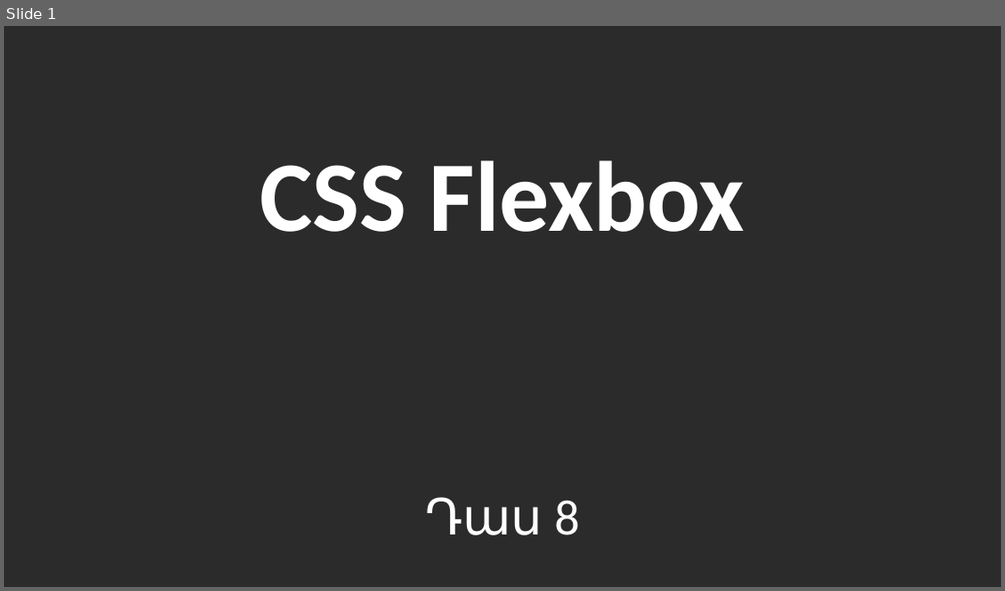
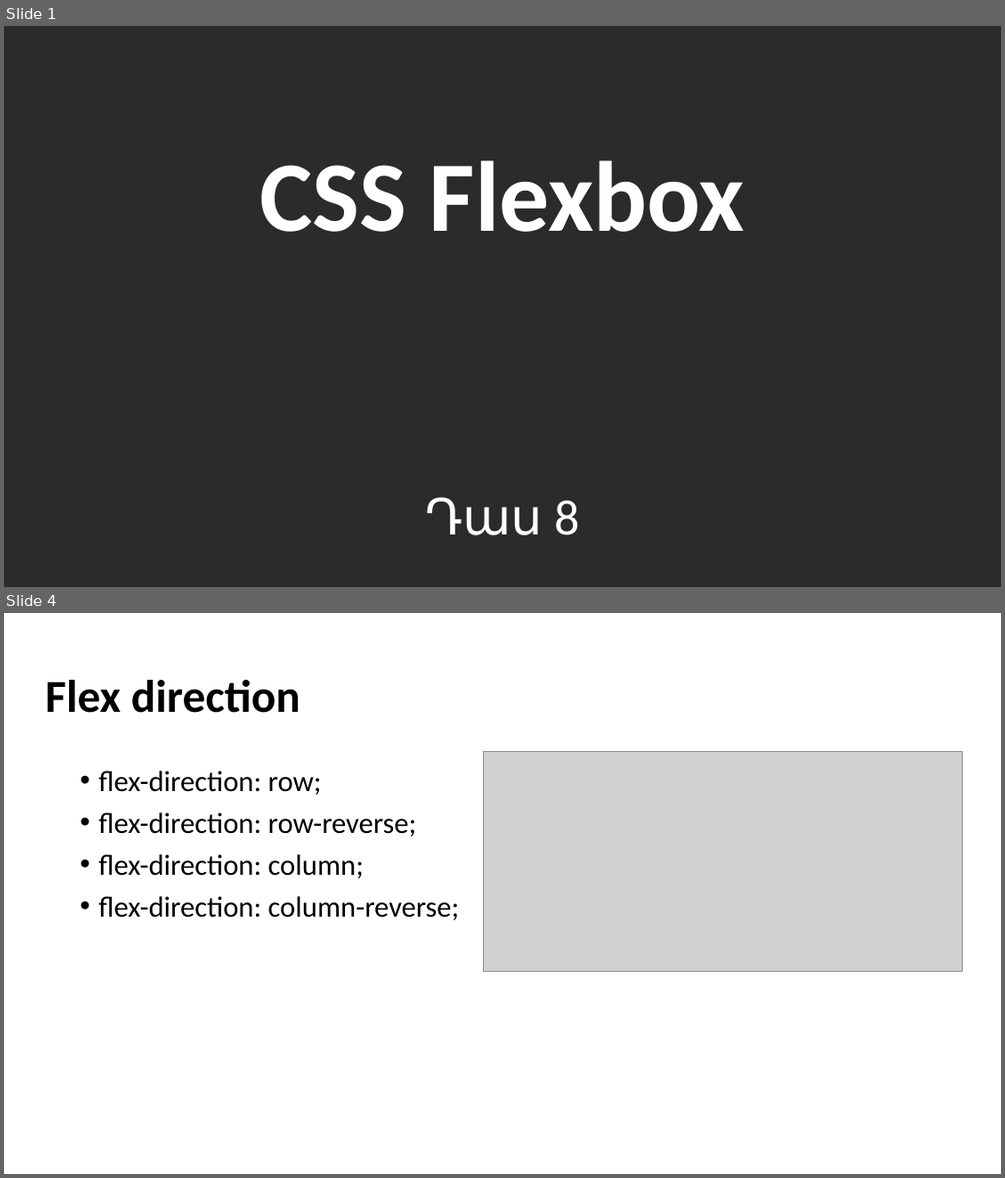
Before and after one commit to blackrainbowtest/BeeOnCode, a slide deck: HTML/08-CSS Flexbox.pptx. Shown one above the other, each under a label of ours: slide 1 before the commit, slides 1 and 4 after it; the slides between them are not shown. The pictures are 1005x591 and 1005x1178 pixels, drawn with LibreOffice and Linux fonts; fonts in the diff are those of the drawing; grey boxes stand for pictures; background and template pictures are left out; a plain dark background stands for a picture behind light text. Boxes give left, top, right and bottom in pixels: in the first picture for what was removed or moved away, otherwise in the second. Text is boxed around its words. In the diff, an @@ line names an element or a change of style, - is before the commit and + after.

```diff
--- a/HTML/08-CSS Flexbox.pptx
+++ b/HTML/08-CSS Flexbox.pptx
@@ slide 4 added at [4, 613, 1001, 1174], background picture (left out) @@
@@ title added at [45, 680, 300, 713], 44 pt, text #000000, bold @@
+Flex direction
@@ text added at [98, 771, 460, 920], 28 pt, text #000000 @@
+• flex-direction: row;
+• flex-direction: row-reverse;
+• flex-direction: column;
+• flex-direction: column-reverse;
@@ picture added at [484, 751, 963, 971] @@
```
Also in this commit, not shown: 1 slide changed, 10 other slides added, 27 other files.
